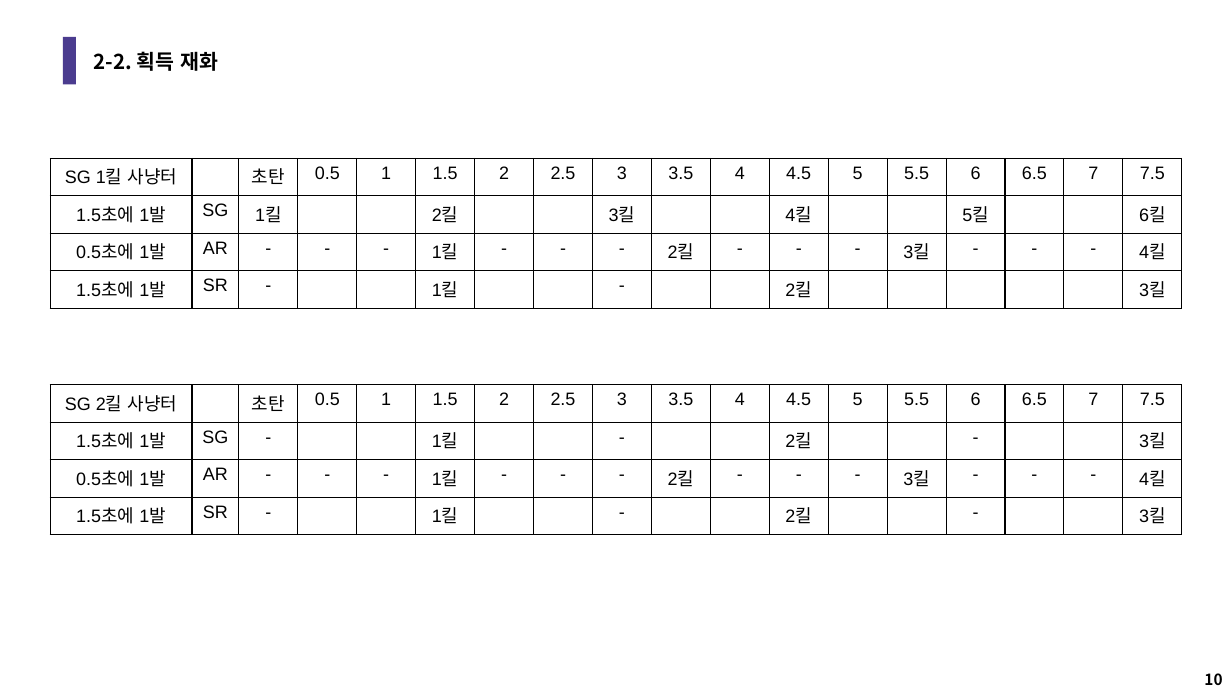
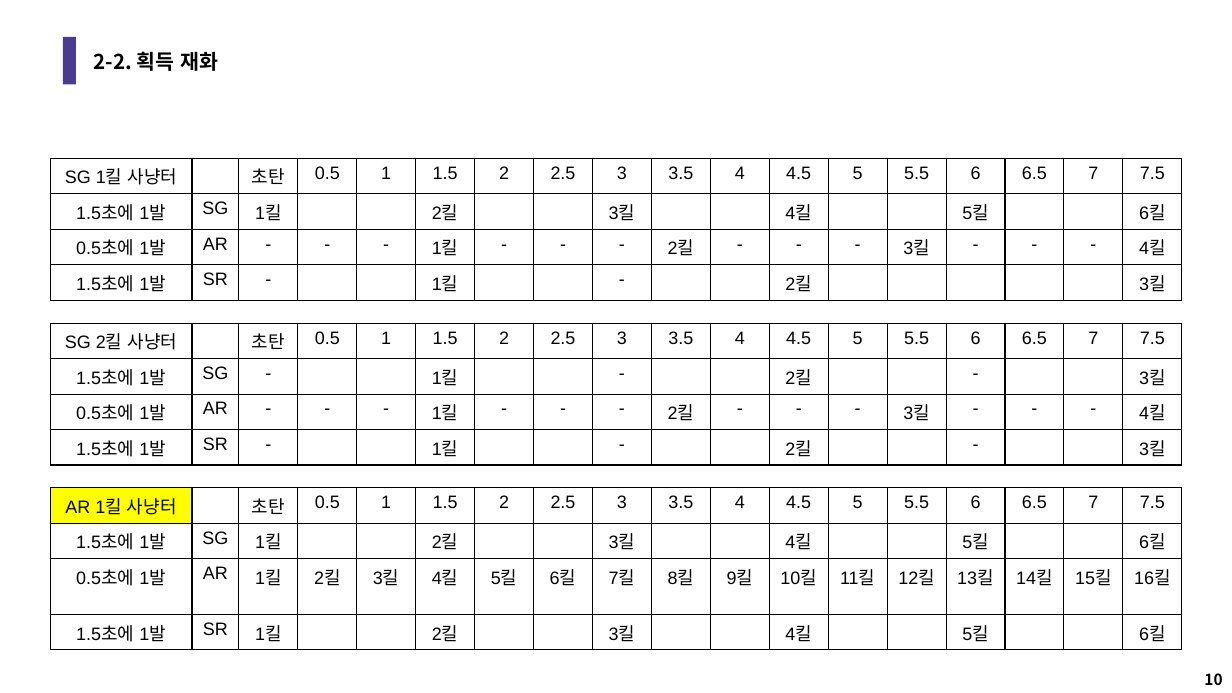
Before and after one commit to LuBly/Team_Pearl, a slide deck: slide 10 of GameDesign/팀펄_소탕시스템기획.pptx. Drawn at 1232x693 pixels with LibreOffice and Linux fonts; fonts in the diff are those of the drawing. Boxes give left, top, right and bottom in pixels: in the first picture for what was removed or moved away, otherwise in the second. Text is boxed around its words. In the diff, an @@ line names an element or a change of style, - is before the commit and + after.

```diff
--- a/GameDesign/팀펄_소탕시스템기획.pptx
+++ b/GameDesign/팀펄_소탕시스템기획.pptx
@@ table: place and size @@
-table at [50, 158, 1186, 528]
+table at [50, 158, 1186, 646]
@@ table: place and size @@
-table at [50, 384, 1186, 534]
+table at [50, 323, 1186, 646]
@@ table added at [50, 488, 1186, 646], 4 rows, 18 columns @@
+AR 1킬 사냥터 |  | 초탄 | 0.5 | 1 | 1.5 | 2 | 2.5 | 3 | 3.5 | 4 | 4.5 | 5 | 5.5 | 6 | 6.5 | 7 | 7.5
+1.5초에 1발 | SG | 1킬 |  |  | 2킬 |  |  | 3킬 |  |  | 4킬 |  |  | 5킬 |  |  | 6킬
+0.5초에 1발 | AR | 1킬 | 2킬 | 3킬 | 4킬 | 5킬 | 6킬 | 7킬 | 8킬 | 9킬 | 10킬 | 11킬 | 12킬 | 13킬 | 14킬 | 15킬 | 16킬
+1.5초에 1발 | SR | 1킬 |  |  | 2킬 |  |  | 3킬 |  |  | 4킬 |  |  | 5킬 |  |  | 6킬
```
Also in this commit, not shown: 1 other slide changed, 1 slide added, 3 other files.
